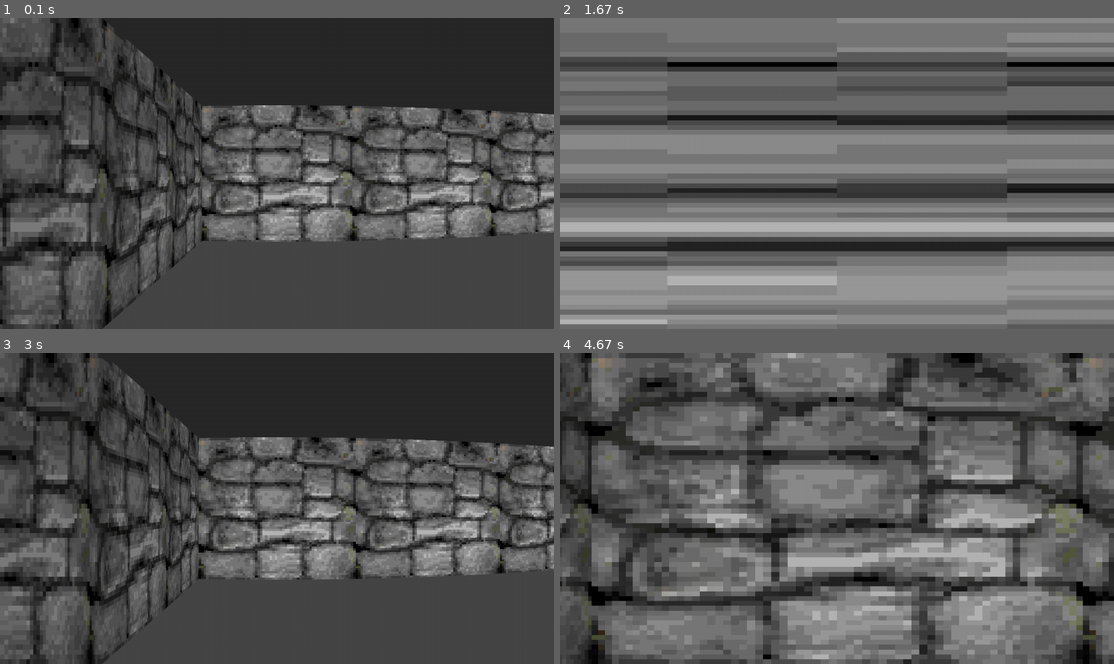
Above: before the commit, frames 1-4 (two rows, left to right).
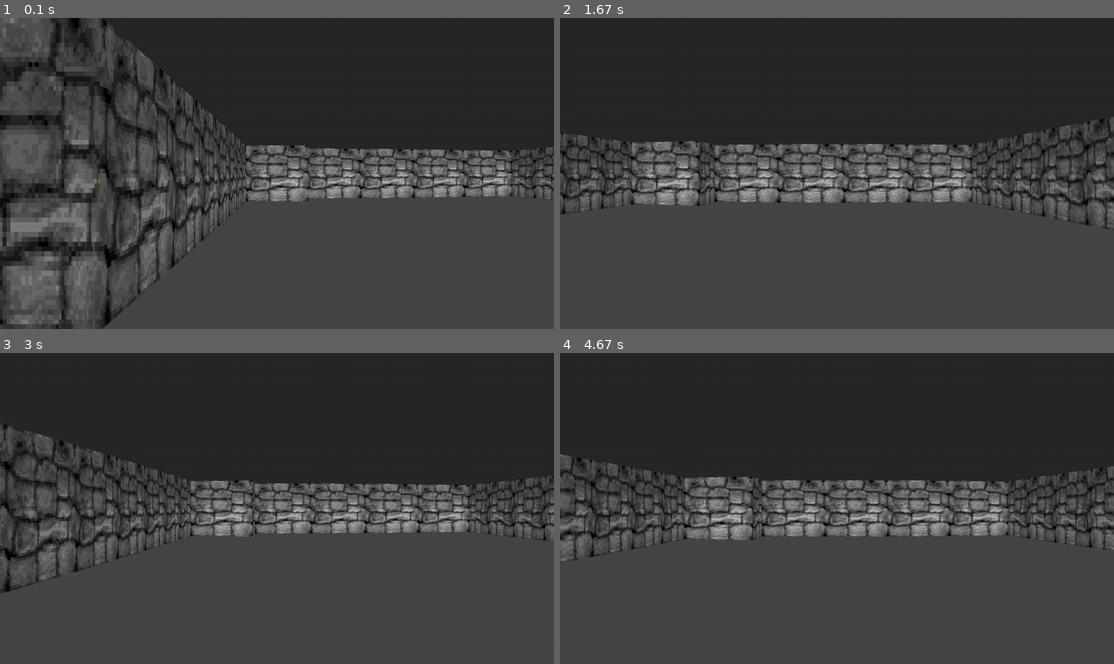
Above: after the commit, the same moments.

Repository: tdimnet/learn-pygame-by-doing
Game: pygame game, started from 10-bonus-fps-with-pygame/main.py
The game is run twice, just before and just after one commit, with the same random seed, the same clock (stepped at 60 frames per second) and the same inputs.
Inputs:
- Up to frame 1 (0.1 s): no input
- Up to frame 2 (1.67 s): hold D 0.33-0.8 s; hold W 0.83-1.3 s; hold D from 1.33 s (still down)
- Up to frame 3 (3 s): release D at 1.8 s; hold A 1.83-2.37 s; hold S 2.4-2.87 s; hold A from 2.9 s (still down)
- Up to frame 4 (4.67 s): release A at 3.37 s; hold W 3.4-3.87 s; hold D 3.9-4.53 s; hold S from 4.57 s (still down)

The runs differ from the first frame. In frame 1, 19% of the frame differs, in the area x 36-100%, y 28-72%; in frame 2, 85%, in the area x 0-100%, y 0-100%; in frame 3, 33%; in frame 4, 70%.

Commit message:
Updating game size

Diff:
--- a/10-bonus-fps-with-pygame/assets/maps/level_1.txt
+++ b/10-bonus-fps-with-pygame/assets/maps/level_1.txt
@@ -1,5 +1,7 @@
-111111
-1P0001
-100001
-100001
-111111
+111111111111
+1P0000000011
+100000000001
+100000000001
+100000000001
+100000000001
+111111111111
--- a/10-bonus-fps-with-pygame/engine/player.py
+++ b/10-bonus-fps-with-pygame/engine/player.py
@@ -37,10 +37,10 @@
             self._try_move(self.x + dx, self.y + dy)
         if keys[pygame.K_s]:
             self._try_move(self.x - dx, self.y - dy)
+        if keys[pygame.K_d]:
+            self._try_move(self.x - dy, self.y + dx)
         if keys[pygame.K_a]:
-            self._try_move(self.x - dx, self.y + dy)
-        if keys[pygame.K_d]:
-            self._try_move(self.x + dx, self.y - dy)
+            self._try_move(self.x + dy, self.y - dx)
 
     def rotate(self, dt: float) -> None:
         keys = pygame.key.get_pressed()
